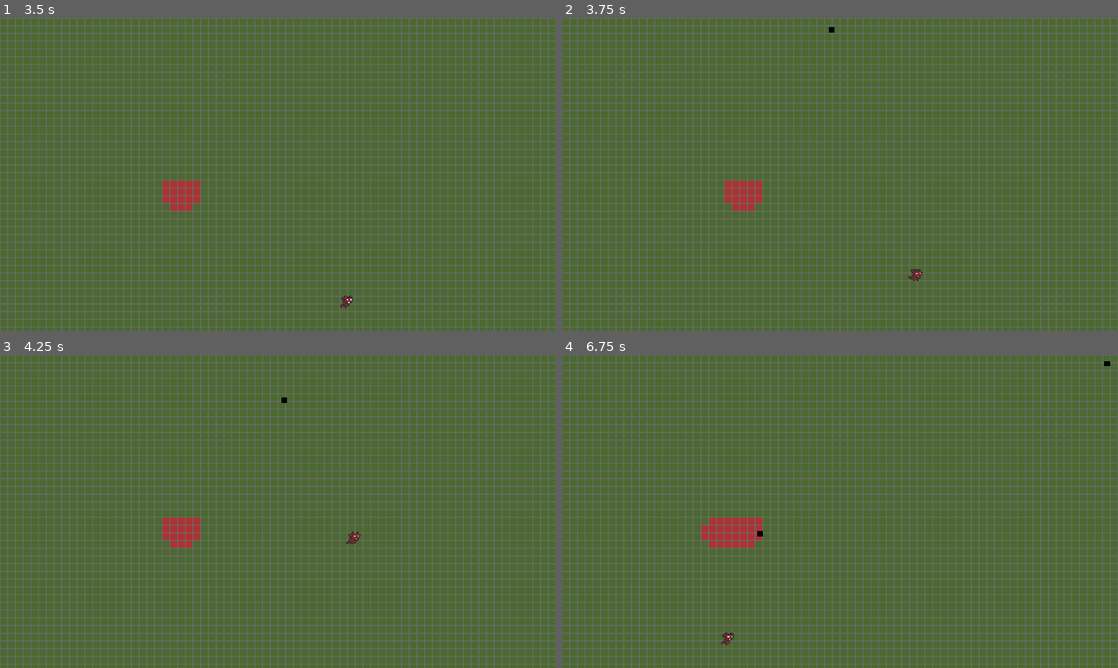
Above: before the commit, frames 1-4 (two rows, left to right).
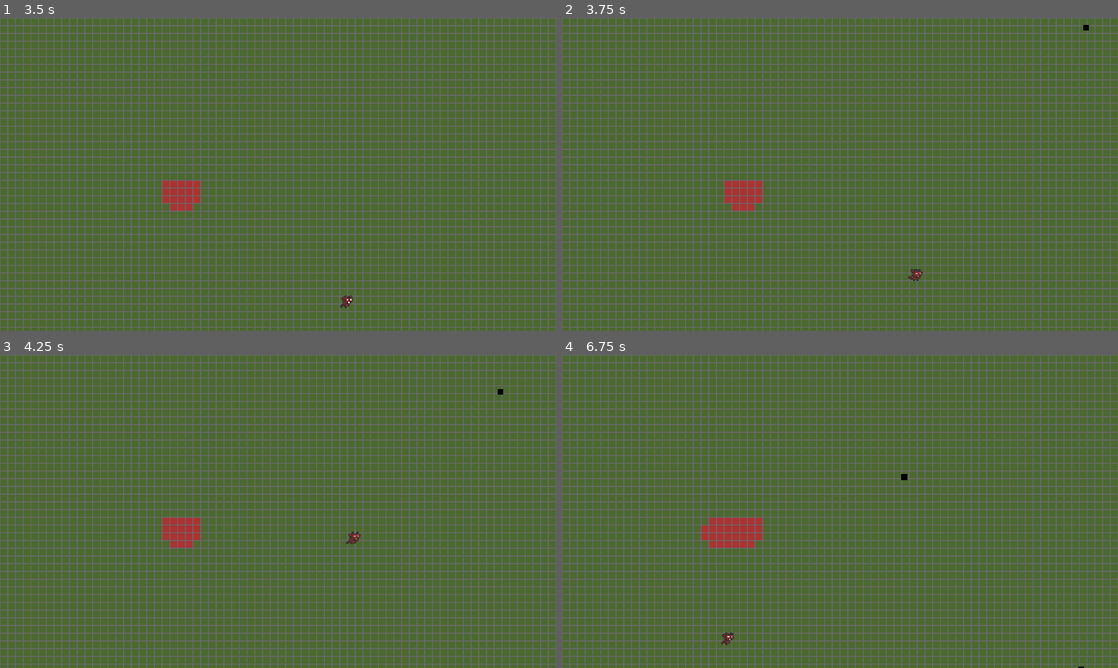
Above: after the commit, the same moments.

Repository: Seblis/They-won-t-survive
Game: Godot game, scene res://main.tscn
Same seed, same stepped clock (60 frames per second), same inputs: the game is played once before the commit and once after it.
Inputs:
- Up to frame 1 (3.5 s): click "Play" at 0.5 s; tap Enter at 1.25 s; hold Right (ui_right) 1.28-2.03 s; hold Down (ui_down) 2.03-2.78 s; hold Right (ui_right) from 2.78 s (still down)
- Up to frame 2 (3.75 s): tap Space at 3.5 s; release Right (ui_right) at 3.53 s; hold Up (ui_up) from 3.53 s (still down)
- Up to frame 3 (4.25 s): keep holding Up (ui_up)
- Up to frame 4 (6.75 s): release Up (ui_up) at 4.28 s; hold Left (ui_left) 4.28-5.78 s; hold Down (ui_down) 5.78-6.53 s; tap Enter at 6.5 s; hold Right (ui_right) from 6.53 s (still down)

Frame 1 is identical in both runs. In frame 2, less than 0.1% of the frame differs, in the area x 48-95%, y 2-5%; in frame 3, less than 0.1%; in frame 4, less than 0.1%, in the area x 35-99%, y 2-100%.

Commit message:
knight collision
knight collision

Diff:
--- a/levels/base_level.tscn
+++ b/levels/base_level.tscn
@@ -90,7 +90,7 @@
 script = ExtResource("7_t3rld")
 
 [node name="EnemySpawn" type="Marker2D" parent="EnemySpawner"]
-position = Vector2(-626, -371)
+position = Vector2(-656, -371)
 script = ExtResource("8_5g4ly")
 
 [node name="EnemySpawn2" type="Marker2D" parent="EnemySpawner"]
@@ -98,11 +98,11 @@
 script = ExtResource("8_5g4ly")
 
 [node name="EnemySpawn3" type="Marker2D" parent="EnemySpawner"]
-position = Vector2(-626, 396)
+position = Vector2(626, 396)
 script = ExtResource("8_5g4ly")
 
 [node name="EnemySpawn4" type="Marker2D" parent="EnemySpawner"]
-position = Vector2(626, 396)
+position = Vector2(-656, 391)
 script = ExtResource("8_5g4ly")
 
 [node name="SpawnTimer" type="Timer" parent="EnemySpawner"]
@@ -110,6 +110,6 @@
 autostart = true
 
 [node name="Enemies" type="Node2D" parent="."]
-position = Vector2(601, -72)
+position = Vector2(-104, -69)
 
 [connection signal="timeout" from="EnemySpawner/SpawnTimer" to="EnemySpawner" method="_on_spawn_timer_timeout"]
--- a/levels/enemy_spawner.gd
+++ b/levels/enemy_spawner.gd
@@ -1,6 +1,6 @@
 extends Node
 
-var spawn_counter = 0
+var spawn_counter = 1
 
 # Called when the node enters the scene tree for the first time.
 func _ready():
--- a/npcs/enemy_knight/enemy_knight.tscn
+++ b/npcs/enemy_knight/enemy_knight.tscn
@@ -1,21 +1,28 @@
-[gd_scene load_steps=3 format=3 uid="uid://bdltal2lm55r2"]
+[gd_scene load_steps=4 format=3 uid="uid://bdltal2lm55r2"]
 
 [ext_resource type="Script" path="res://npcs/enemy_knight/enemy_knight.gd" id="1_m70gr"]
 
 [sub_resource type="RectangleShape2D" id="RectangleShape2D_suejv"]
-size = Vector2(12, 11)
+size = Vector2(6, 6)
+
+[sub_resource type="RectangleShape2D" id="RectangleShape2D_ixp8k"]
+size = Vector2(12, 12)
 
 [node name="EnemyKnight" type="CharacterBody2D"]
-collision_layer = 4
+collision_mask = 5
 script = ExtResource("1_m70gr")
 
 [node name="ColorRect" type="ColorRect" parent="."]
 offset_left = -6.0
 offset_top = -6.0
 offset_right = 6.0
-offset_bottom = 5.0
+offset_bottom = 6.0
 color = Color(0, 0, 0, 1)
 
 [node name="CollisionShape2D" type="CollisionShape2D" parent="."]
-position = Vector2(0, -0.5)
 shape = SubResource("RectangleShape2D_suejv")
+
+[node name="Area2D" type="Area2D" parent="."]
+
+[node name="CollisionShape2D" type="CollisionShape2D" parent="Area2D"]
+shape = SubResource("RectangleShape2D_ixp8k")
